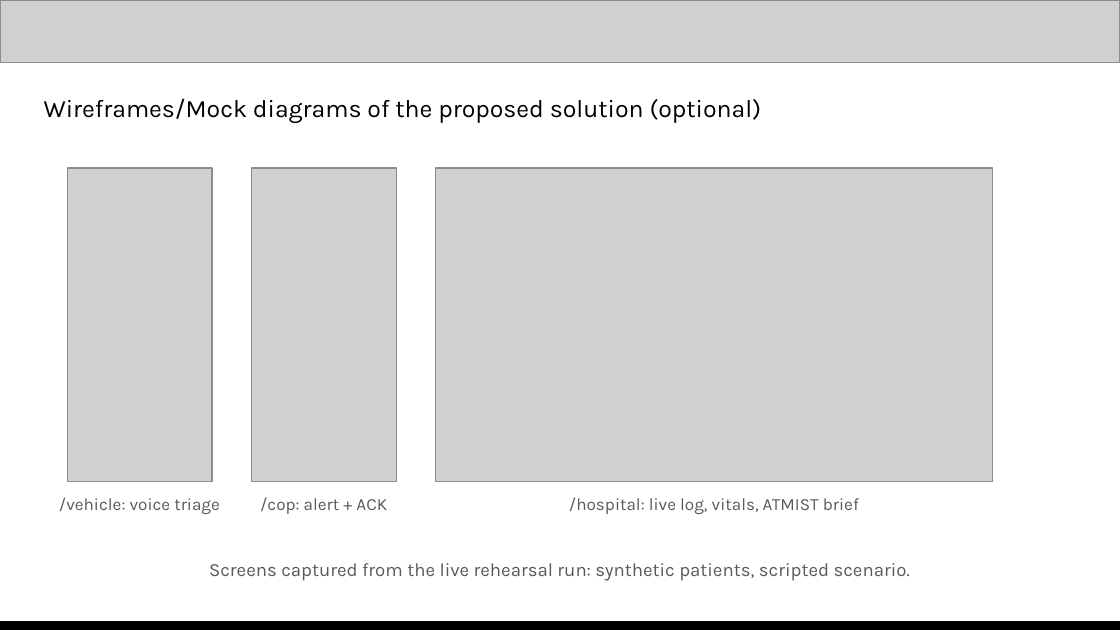
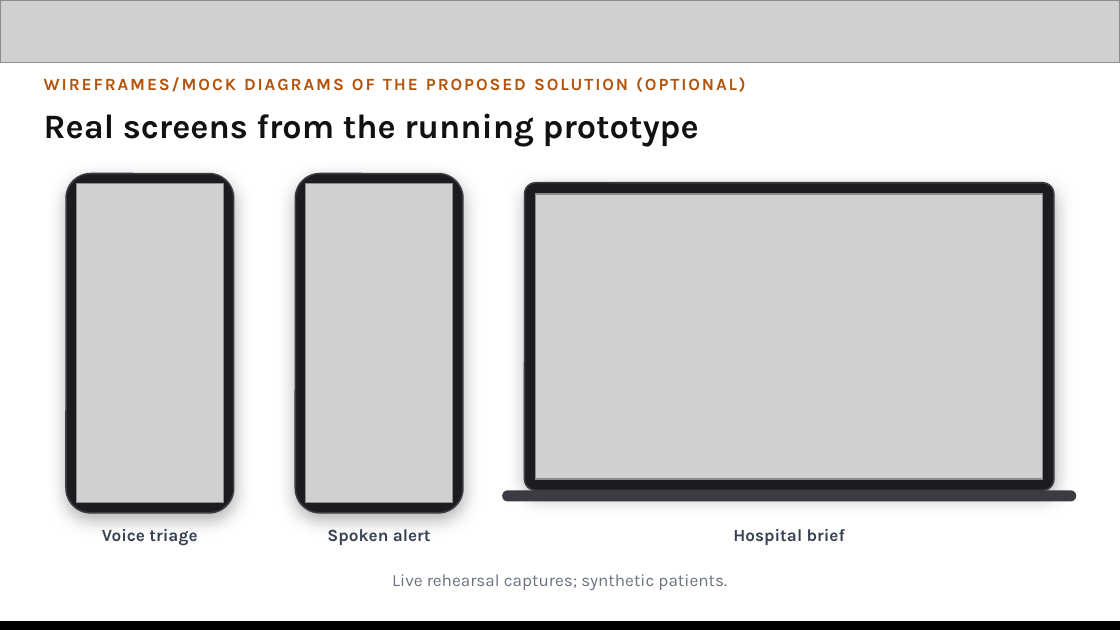
Before and after one commit to Nandish3010/ideal-disco, a slide deck: slide 7 of deck/Green-Corridor-Submission.pptx. Drawn at 1120x630 pixels with LibreOffice and Linux fonts; fonts in the diff are those of the drawing; grey boxes stand for pictures. Boxes give left, top, right and bottom in pixels: in the first picture for what was removed or moved away, otherwise in the second. Text is boxed around its words. In the diff, an @@ line names an element or a change of style, - is before the commit and + after.

```diff
--- a/deck/Green-Corridor-Submission.pptx
+++ b/deck/Green-Corridor-Submission.pptx
@@ text at box(44, 77, 746, 92): text changed; size 16 to 11 pt; text colour #000000 to #B45309; bold on @@
-Wireframes/Mock diagrams of the proposed solution (optional)
+WIREFRAMES/MOCK DIAGRAMS OF THE PROPOSED SOLUTION (OPTIONAL)
@@ text added at box(44, 113, 699, 147), 22 pt, text #111111, bold @@
+Real screens from the running prototype
@@ rounded rectangle added at box(66, 174, 234, 513), fill #1B1C20, outline #3A3C42 1 pt @@
@@ picture removed at box(251, 168, 395, 482) @@
@@ rounded rectangle added at box(296, 174, 464, 513), fill #1B1C20, outline #3A3C42 1 pt @@
@@ picture: place and size @@
-picture at box(67, 168, 212, 482)
+picture at box(76, 184, 224, 503)
@@ picture added at box(306, 184, 454, 503) @@
@@ rounded rectangle added at box(524, 183, 1054, 491), fill #1B1C20, outline #3A3C42 1 pt @@
@@ picture: place and size @@
-picture at box(436, 168, 993, 482)
+picture at box(535, 194, 1043, 479)
@@ rounded rectangle added at box(502, 491, 1076, 502), fill #3A3C42 @@
@@ text at box(102, 529, 197, 545): text changed; text colour #595959 to #374151; bold on @@
-/vehicle: voice triage
+Voice triage
@@ text at box(327, 529, 431, 545): text changed; text colour #595959 to #374151; bold on @@
-/cop: alert + ACK
+Spoken alert
@@ text at box(733, 529, 845, 545): text changed; text colour #595959 to #374151; bold on @@
-/hospital: live log, vitals, ATMIST brief
+Hospital brief
@@ text at box(392, 574, 727, 590): text changed; size 12 to 11 pt; text colour #595959 to #6B7280 @@
-Screens captured from the live rehearsal run: synthetic patients, scripted scenario.
+Live rehearsal captures; synthetic patients.
```
Also in this commit, not shown: 10 other slides changed, 2 slides added, 2 slides removed, 11 other files.
